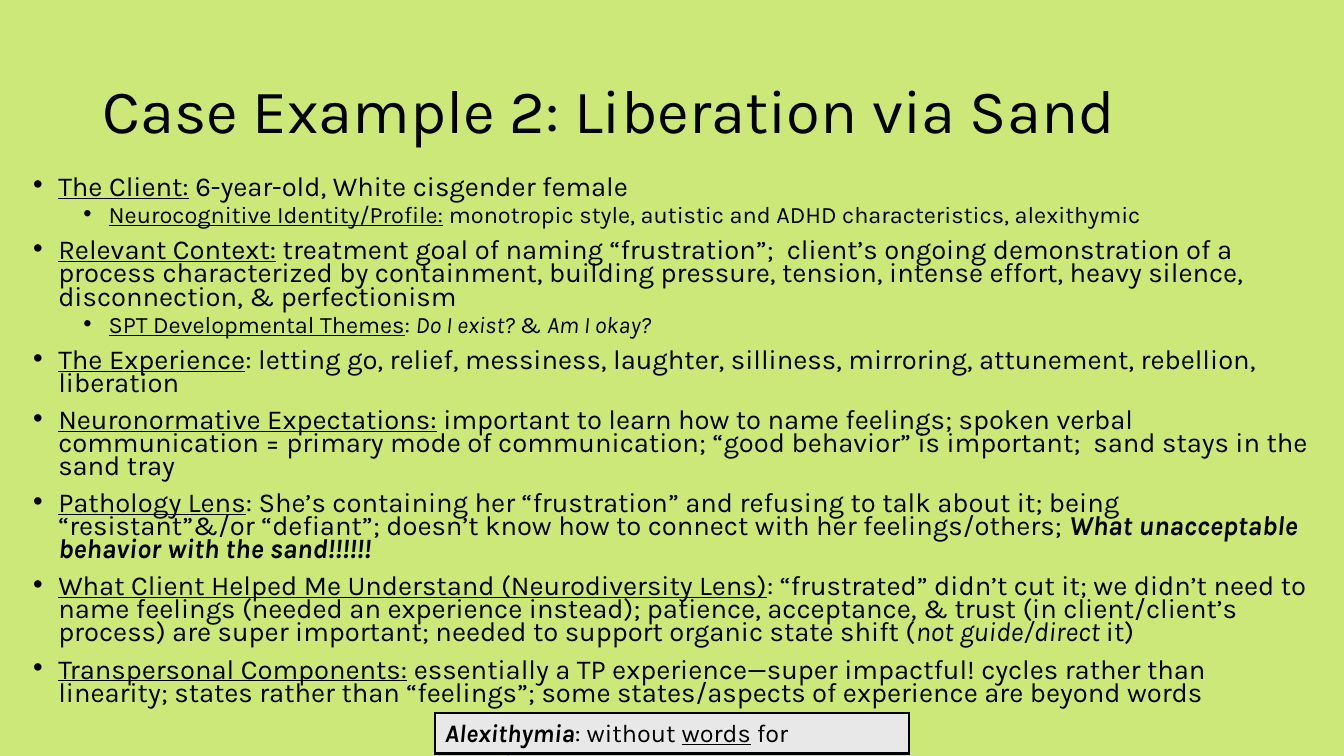
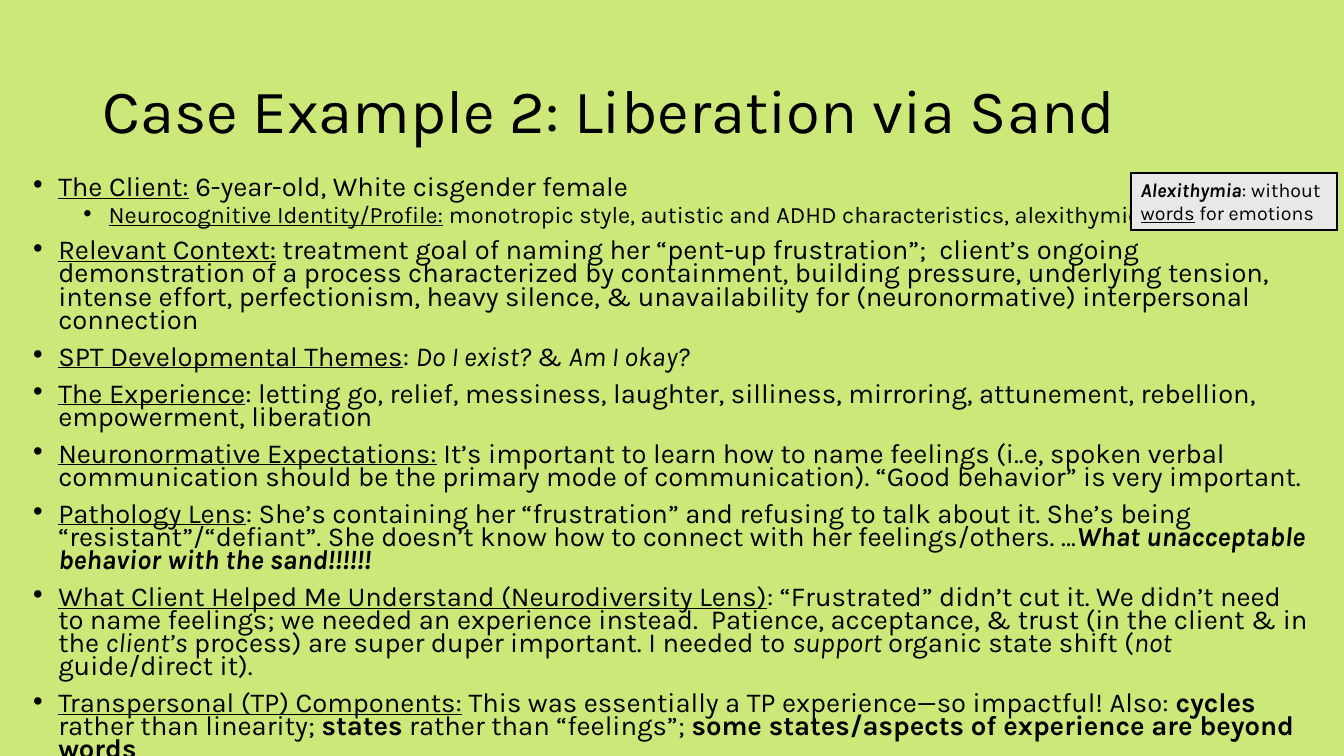
Before and after one commit to gurumojo/presentation-archive, a slide deck: slide 15 of archive/kb/capstone-slides.pptx. Drawn at 1344x756 pixels with LibreOffice and Linux fonts; fonts in the diff are those of the drawing. Boxes give left, top, right and bottom in pixels: in the first picture for what was removed or moved away, otherwise in the second. Text is boxed around its words. In the diff, an @@ line names an element or a change of style, - is before the commit and + after.

```diff
--- a/archive/kb/capstone-slides.pptx
+++ b/archive/kb/capstone-slides.pptx
@@ rectangle "Alexithymia: without words for emotions": place and size @@
-rectangle "Alexithymia: without words for emotions" at bbox=[436, 713, 909, 753]
+rectangle "Alexithymia: without words for emotions" at bbox=[1131, 172, 1338, 230]
@@ rectangle "Alexithymia: without words for emotions" at bbox=[1131, 172, 1338, 230]: size 18 to 14 pt @@
@@ text at bbox=[58, 240, 1269, 330]: text changed @@
-• Relevant Context: treatment goal of naming “frustration”; client’s ongoing demonstration of a process characterized by containment, building pressure, tension, intense effort, heavy silence, disconnection, & perfectionism
+• Relevant Context: treatment goal of naming her “pent-up frustration”; client’s ongoing demonstration of a process characterized by containment, building pressure, underlying tension, intense effort, perfectionism, heavy silence, & unavailability for (neuronormative) interpersonal connection
@@ text at bbox=[58, 347, 689, 373]: size 16.8 to 19.6 pt in "SPT Developmental Themes: Do I exist? & ..."; list level 2 to 1 in "SPT Developmental Themes: Do I ..." @@
@@ text at bbox=[58, 384, 1308, 719]: text changed @@
-• The Experience: letting go, relief, messiness, laughter, silliness, mirroring, attunement, rebellion, liberation
-• Neuronormative Expectations: important to learn how to name feelings; spoken verbal communication = primary mode of communication; “good behavior” is important; sand stays in the sand tray
-• Pathology Lens: She’s containing her “frustration” and refusing to talk about it; being “resistant”&/or “defiant”; doesn’t know how to connect with her feelings/others; What unacceptable behavior with the sand!!!!!!
-• What Client Helped Me Understand (Neurodiversity Lens): “frustrated” didn’t cut it; we didn’t need to name feelings (needed an experience instead); patience, acceptance, & trust (in client/client’s process) are super important; needed to support organic state shift (not guide/direct it)
-• Transpersonal Components: essentially a TP experience—super impactful! cycles rather than linearity; states rather than “feelings”; some states/aspects of experience are beyond words
+• The Experience: letting go, relief, messiness, laughter, silliness, mirroring, attunement, rebellion, empowerment, liberation
+• Neuronormative Expectations: It’s important to learn how to name feelings (i..e, spoken verbal communication should be the primary mode of communication). “Good behavior” is very important.
+• Pathology Lens: She’s containing her “frustration” and refusing to talk about it. She’s being “resistant”/“defiant”. She doesn’t know how to connect with her feelings/others. …What unacceptable behavior with the sand!!!!!!
+• What Client Helped Me Understand (Neurodiversity Lens): “Frustrated” didn’t cut it. We didn’t need to name feelings; we needed an experience instead. Patience, acceptance, & trust (in the client & in the client’s process) are super duper important. I needed to support organic state shift (not guide/direct it).
+• Transpersonal (TP) Components: This was essentially a TP experience—so impactful! Also: cycles rather than linearity; states rather than “feelings”; some states/aspects of experience are beyond words
```
Also in this commit, not shown: 22 other slides changed.
